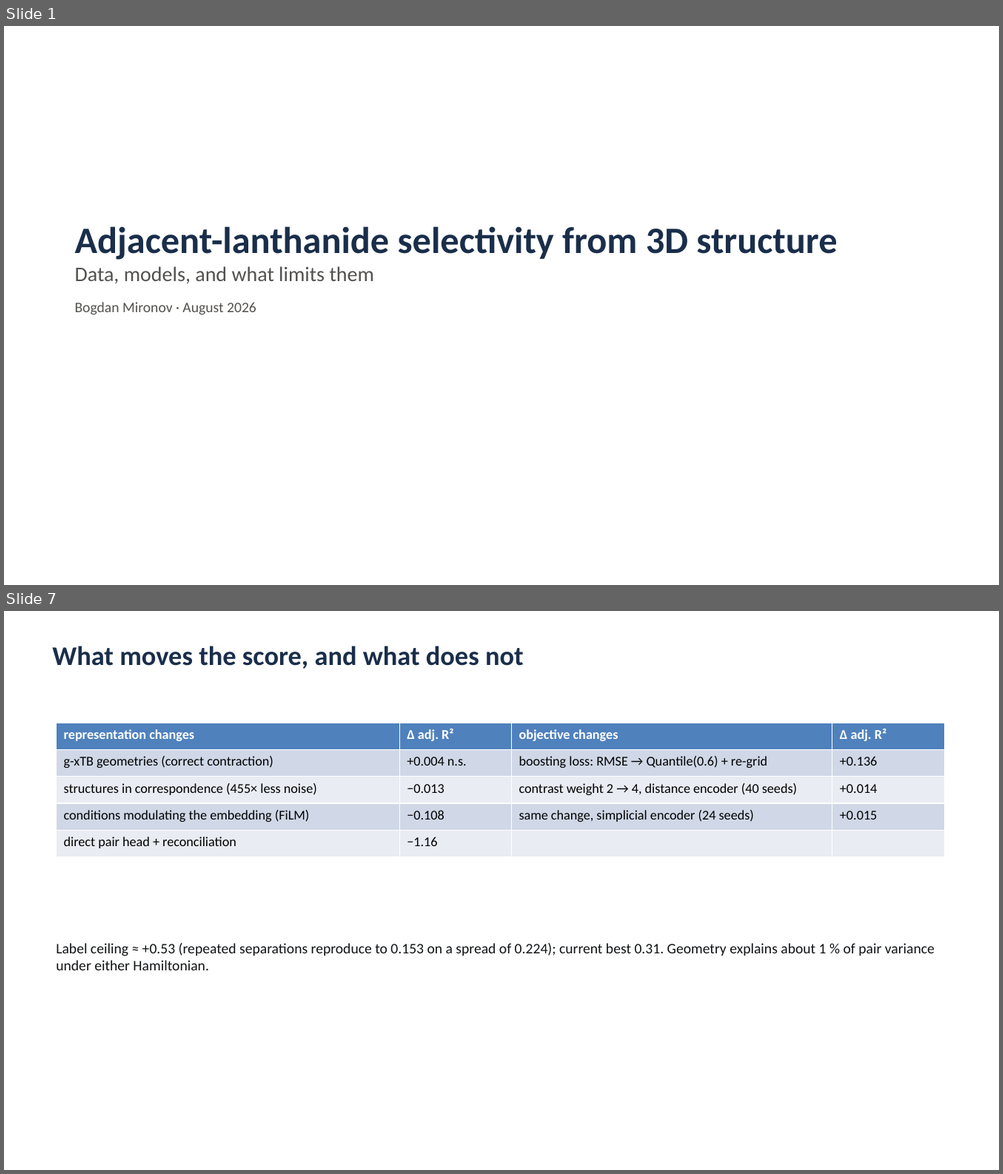
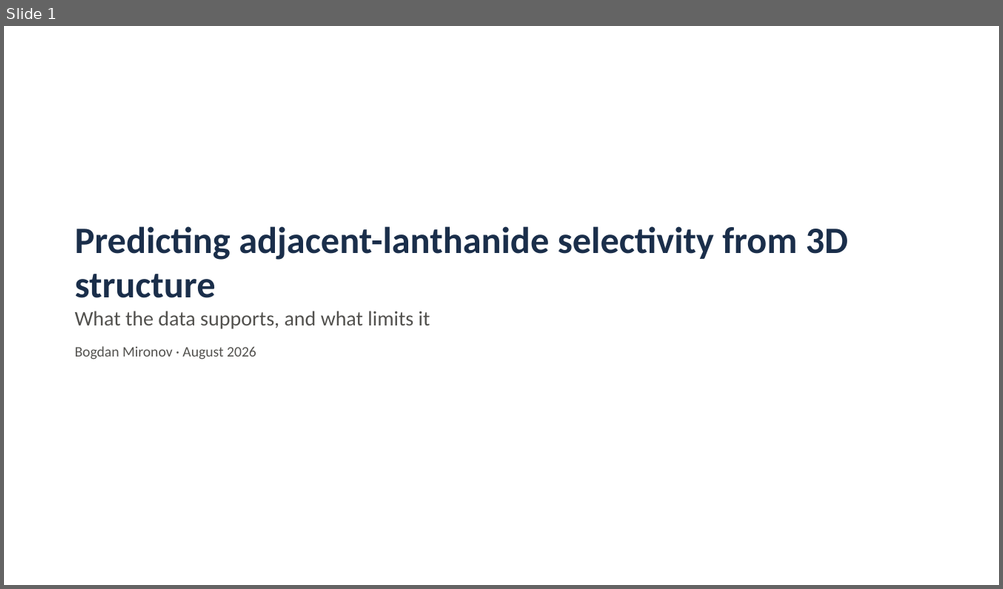
Before and after one commit to mironovb/lanthanidestrain, a slide deck: docs/vogiatzis_condensed_2026-08.pptx. Shown one above the other, each under a label of ours: slides 1 and 7 before the commit, slide 1 after it; the slides between them are not shown. The pictures are 1003x1174 and 1003x589 pixels, drawn with LibreOffice and Linux fonts; fonts in the diff are those of the drawing. Boxes give left, top, right and bottom in pixels: in the first picture for what was removed or moved away, otherwise in the second. Text is boxed around its words. In the diff, an @@ line names an element or a change of style, - is before the commit and + after.

```diff
--- a/docs/vogiatzis_condensed_2026-08.pptx
+++ b/docs/vogiatzis_condensed_2026-08.pptx
@@ slide 7 removed at (4, 611, 999, 1170), background #FFFFFF @@
@@ text removed at (52, 646, 523, 669) @@
-What moves the score, and what does not
@@ table removed at (57, 723, 944, 857), 5 rows, 4 columns @@
-representation changes | Δ adj. R² | objective changes | Δ adj. R²
-g-xTB geometries (correct contraction) | +0.004 n.s. | boosting loss: RMSE → Quantile(0.6) + re-grid | +0.136
-structures in correspondence (455× less noise) | −0.013 | contrast weight 2 → 4, distance encoder (40 seeds) | +0.014
-conditions modulating the embedding (FiLM) | −0.108 | same change, simplicial encoder (24 seeds) | +0.015
-direct pair head + reconciliation | −1.16 |  | 
@@ text removed at (56, 943, 934, 971) @@
-Label ceiling ≈ +0.53 (repeated separations reproduce to 0.153 on a spread of 0.224); current best 0.31. Geometry explains about 1 % of pair variance under either Hamiltonian.
@@ slide 1 changed as well @@
@@ text at (75, 227, 848, 329): text changed @@
-Adjacent-lanthanide selectivity from 3D structure
-Data, models, and what limits them
+Predicting adjacent-lanthanide selectivity from 3D structure
+What the data supports, and what limits it
```
Also in this commit, not shown: 2 other slides changed, 9 slides added, 4 other slides removed, 5 other files.
